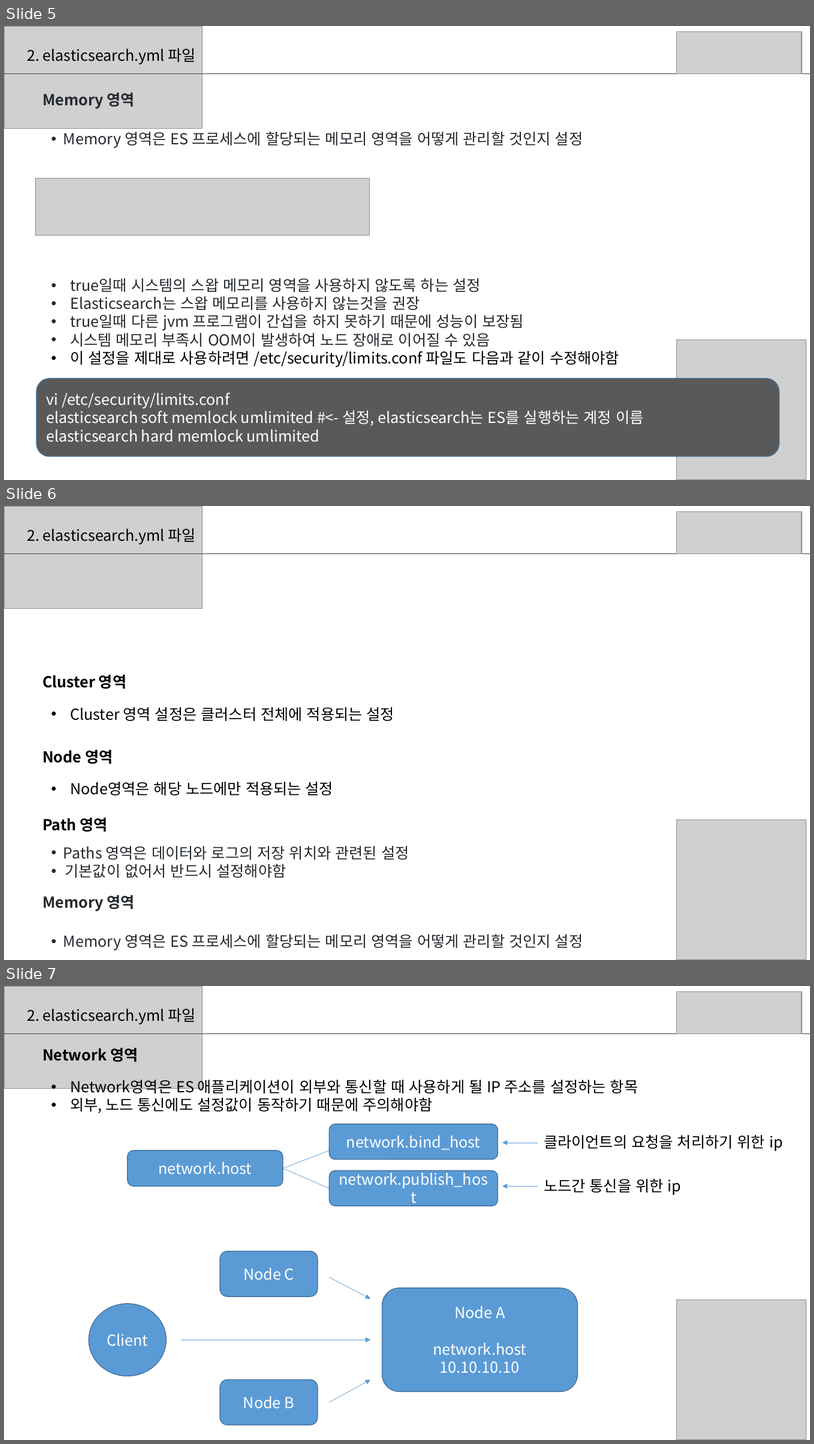
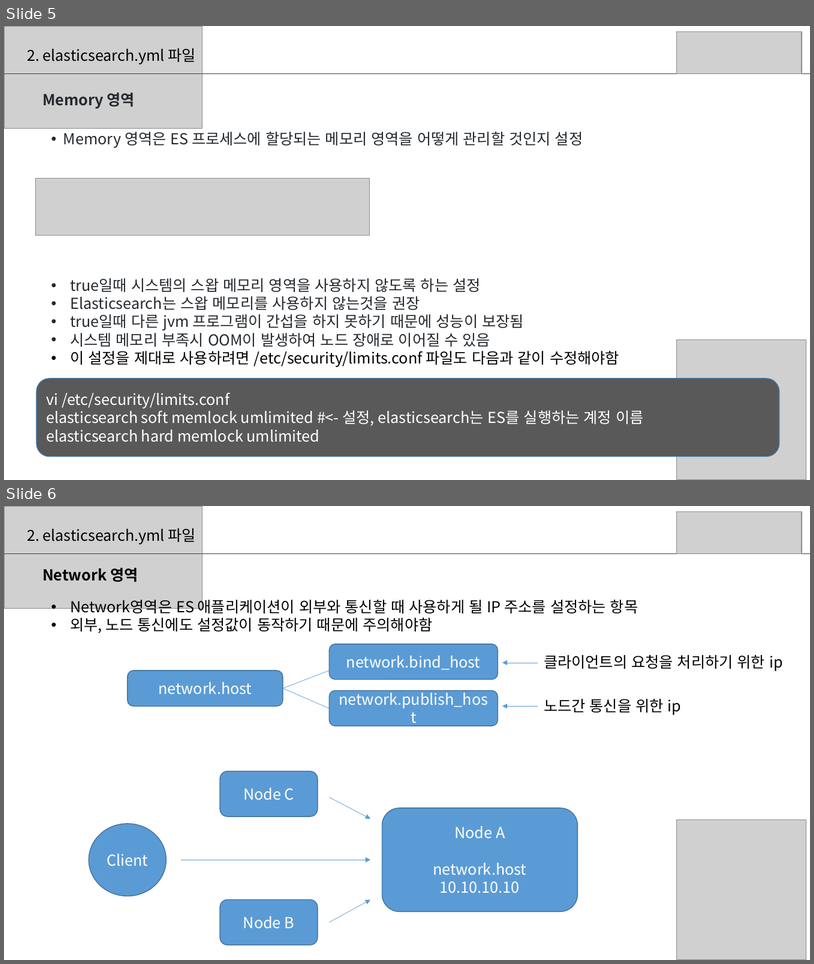
Before and after one commit to sup2is/dev-note, a slide deck: study/elasticsearch/Elasticsearch스터디2주차자료.pptx. Shown one above the other, each under a label of ours: slides 5, 6 and 7 before the commit, slides 5 and 6 after it. The pictures are 814x1444 and 814x964 pixels, drawn with LibreOffice and Linux fonts; fonts in the diff are those of the drawing; grey boxes stand for pictures. Boxes give left, top, right and bottom in pixels: in the first picture for what was removed or moved away, otherwise in the second. Text is boxed around its words. In the diff, an @@ line names an element or a change of style, - is before the commit and + after.

```diff
--- a/study/elasticsearch/Elasticsearch스터디2주차자료.pptx
+++ b/study/elasticsearch/Elasticsearch스터디2주차자료.pptx
@@ slide 6 removed at (4, 506, 810, 960), background #FFFFFF @@
@@ picture removed at (4, 506, 203, 608) @@
@@ picture removed at (677, 511, 802, 553) @@
@@ text removed at (27, 528, 195, 544) @@
-2. elasticsearch.yml 파일
@@ line removed from (4, 554) to (810, 554) @@
@@ text removed at (42, 675, 126, 689) @@
-Cluster 영역
@@ text removed at (70, 707, 395, 721) @@
-• Cluster 영역 설정은 클러스터 전체에 적용되는 설정
@@ text removed at (42, 750, 113, 764) @@
-Node 영역
@@ text removed at (70, 781, 333, 795) @@
-• Node영역은 해당 노드에만 적용되는 설정
@@ text removed at (42, 817, 108, 832) @@
-Path 영역
@@ picture removed at (677, 820, 807, 960) @@
@@ text removed at (63, 846, 409, 877) @@
-• Paths 영역은 데이터와 로그의 저장 위치와 관련된 설정
-• 기본값이 없어서 반드시 설정해야함
@@ text removed at (42, 895, 135, 911) @@
-Memory 영역
@@ text removed at (63, 934, 583, 950) @@
-• Memory 영역은 ES 프로세스에 할당되는 메모리 영역을 어떻게 관리할 것인지 설정
@@ what was slide 7 is now slide 6 @@
```
Also in this commit, not shown: 4 slides changed, 1 other slide removed.
